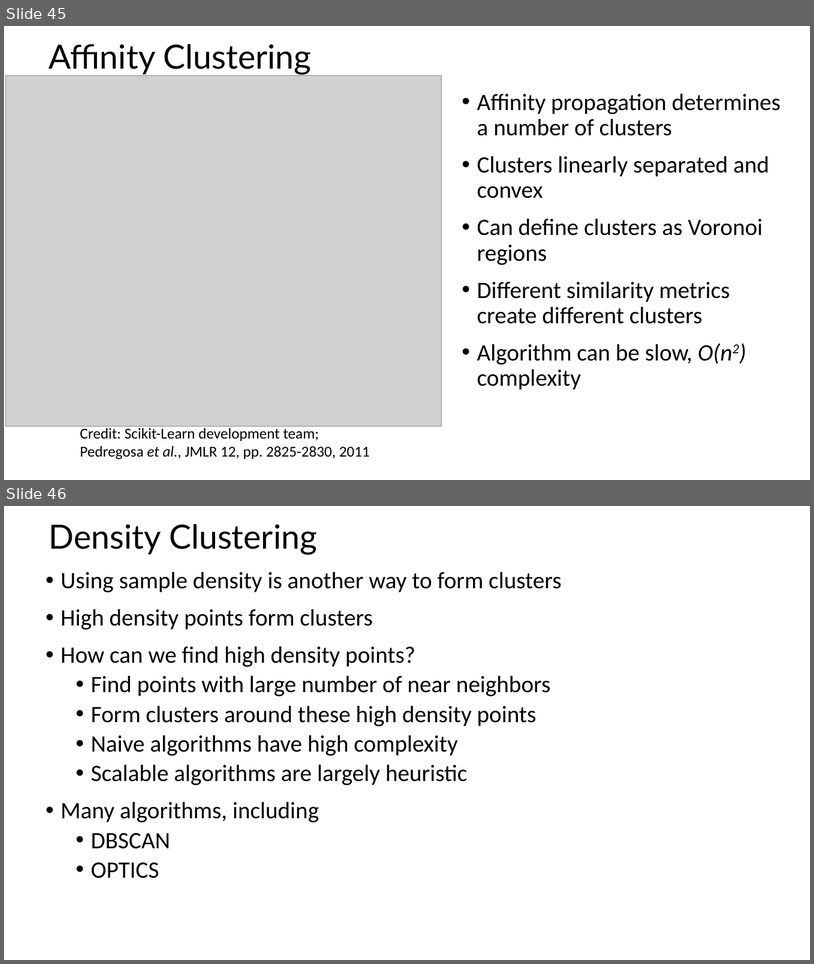
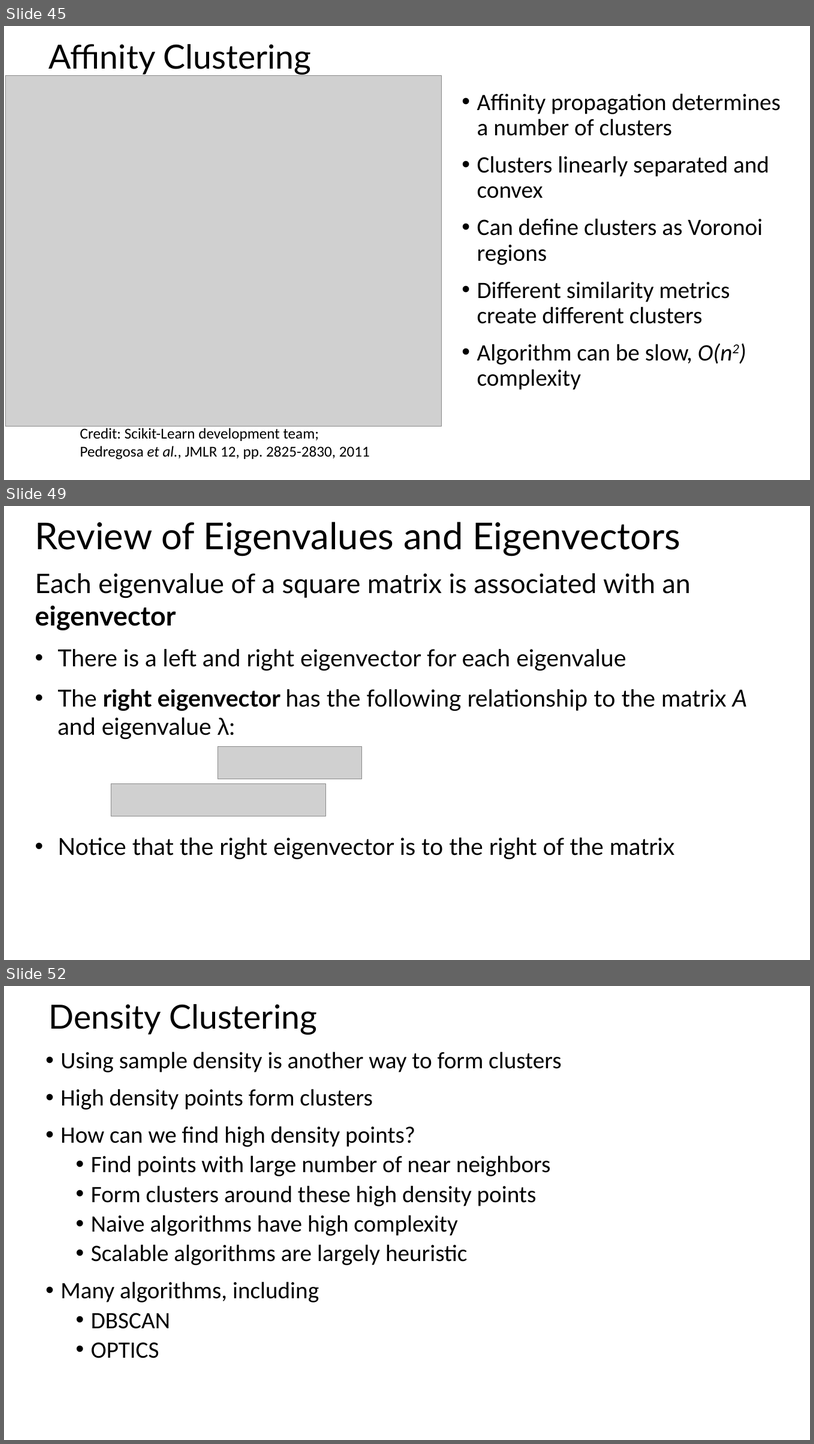
Before and after one commit to StephenElston/CSCI-E-108, a slide deck: slides/6_IntroductionToClustering.pptx. Shown one above the other, each under a label of ours: slides 45 and 46 before the commit, slides 45, 49 and 52 after it; the slides between them are not shown. The pictures are 814x964 and 814x1444 pixels, drawn with LibreOffice and Linux fonts; fonts in the diff are those of the drawing; grey boxes stand for pictures. Boxes give left, top, right and bottom in pixels: in the first picture for what was removed or moved away, otherwise in the second. Text is boxed around its words. In the diff, an @@ line names an element or a change of style, - is before the commit and + after.

```diff
--- a/slides/6_IntroductionToClustering.pptx
+++ b/slides/6_IntroductionToClustering.pptx
@@ slide 49 added at [4,506,810,960], background #FFFFFF @@
@@ title added at [35,522,681,556], 44 pt, text #000000 @@
+Review of Eigenvalues and Eigenvectors
@@ text added at [35,573,748,859], 28 pt, text #000000 @@
+Each eigenvalue of a square matrix is associated with an eigenvector
+• There is a left and right eigenvector for each eigenvalue
+• The right eigenvector has the following relationship to the matrix A and eigenvalue λ:
+• Notice that the right eigenvector is to the right of the matrix
@@ picture added at [218,746,362,779] @@
@@ picture added at [111,784,326,816] @@
@@ what was slide 46 is now slide 52 @@
```
Also in this commit, not shown: 1 slide changed, 5 other slides added.
